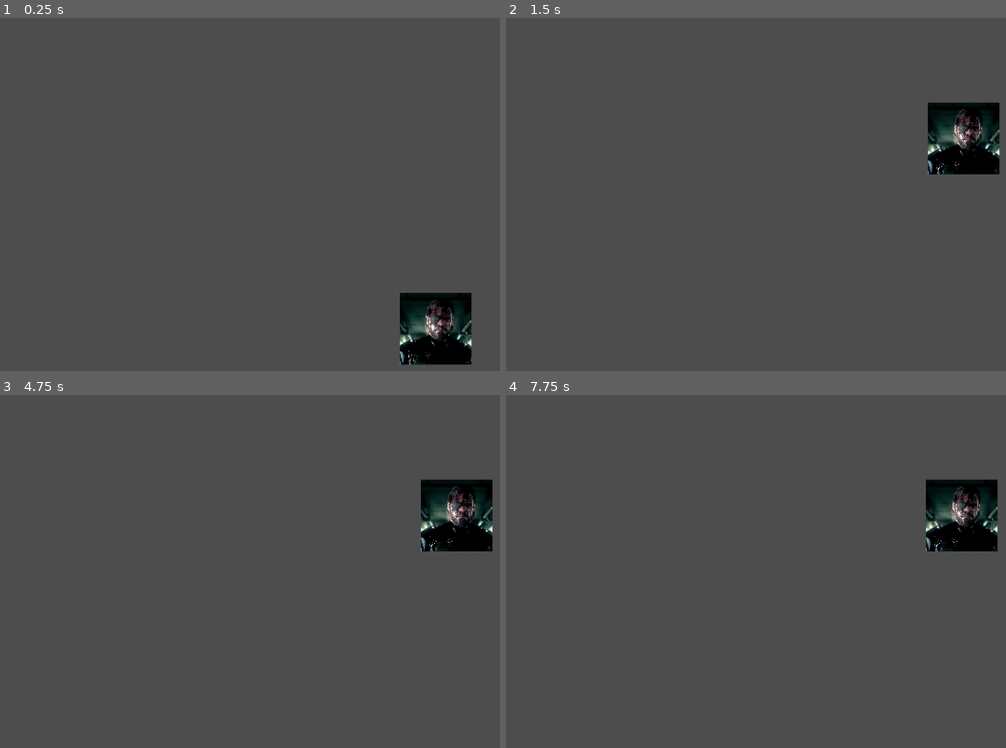
Above: before the commit, frames 1-4 (two rows, left to right).
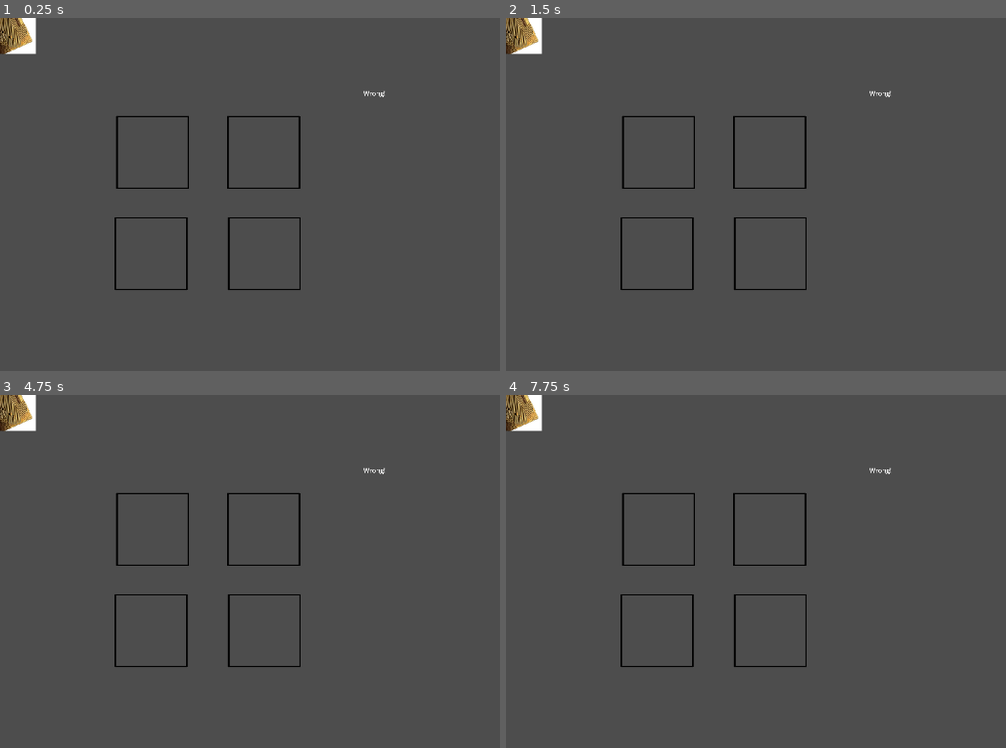
Above: after the commit, the same moments.

Repository: GDYUClub/term-project-w25
Game: Godot game, scene res://src/clues/clue_grid_testing.tscn
Same seed, same stepped clock (60 frames per second), same inputs: the game is played once before the commit and once after it. This scene is started directly instead of the project's main scene.
Inputs (mouse positions are in pixels of both pictures, inside the frame that each line leads up to):
- Up to frame 1 (0.25 s): no input
- Up to frame 2 (1.5 s): tap Enter (ui_accept) at 0.5, 1.25 s; drag from (941, 328) to (966, 138) at 0.52 s; drag from (736, 254) to (961, 138) at 1.27 s
- Up to frame 3 (4.75 s): tap Enter (ui_accept) every 0.75 s from 2 to 4.25 s; move the mouse to (460, 515) at 2.02 s; hold A (left) 2.03-2.75 s; tap E (interact) at 2.1 s; click (460, 515) at 2.17 s; drag from (345, 695) to (155, 546) at 2.77 s; move the mouse to (outside the picture) at 3.52 s; hold D (right) 3.53-4.25 s; tap C (crouch) at 3.6 s; click (outside the picture) at 3.67 s; tap Space (jump) at 3.77 s; drag from (155, 546) to (455, 515) at 4.27 s
- Up to frame 4 (7.75 s): move the mouse to (926, 610) at 5.02 s; hold D (right) 5.03-5.75 s; tap E (interact) at 5.1 s; click (926, 610) at 5.17 s; drag from (771, 500) to (736, 631) at 5.77 s; move the mouse to (outside the picture) at 6.52 s; hold A (left) 6.53-7.25 s; tap C (crouch) at 6.6 s; click (outside the picture) at 6.67 s; tap Space (jump) at 6.77 s; drag from (736, 631) to (961, 515) at 7.27 s

The runs differ from the first frame. In frame 1, 4.4% of the frame differs, in the area x 0-95%, y 0-99%; in frame 2, 4.4%; in frame 3, 4.4%, in the area x 0-99%, y 0-78%; in frame 4, 4.4%.

Commit message:
work on generating dynamically

Diff:
--- a/assets/grid_position.gd
+++ /dev/null
@@ -1,39 +0,0 @@
-class_name gridBox
-extends Area2D
-
-@export var desired_panel_name: String
-var current_panel:panel
-var correct_panel: bool = false
-static var all_grid_positions: Array[gridBox]
-
-#Sets the current panel to p and checks if its the right panel
-func set_active_panel(p: panel) -> void:
-	#Set current panel to p
-	current_panel = p
-	#Check if it is the correct panel
-	correct_panel = (desired_panel_name == current_panel.get_panel_name())
-
-func clear_active_panel() -> void:
-	current_panel = null
-	correct_panel = false
-
-func _ready() -> void:
-	all_grid_positions.push_back(self)
-	panel.notifier.placed.connect(check_placement.bind())
-
-static func all_panels_correct() -> bool:
-	for box in all_grid_positions:
-		if box.correct_panel == false:
-			return false
-	return true
-
-static func delete_grid() -> void:
-	for box in all_grid_positions:
-		box.queue_free()
-	all_grid_positions.clear()
-
-func check_placement(p: panel, gb: gridBox) -> void:
-	if gb == self:
-		set_active_panel(p)
-	elif p == current_panel:
-		clear_active_panel()
--- a/assets/panel.gd
+++ /dev/null
@@ -1,76 +0,0 @@
-class_name panel
-extends Area2D
-
-@export var _panel_name: String
-var _is_mouse_in: bool = false
-var _is_selected: bool = false
-var _grids_inside: Array[gridBox] = []
-
-static var _can_select: bool = true
-
-static var notifier: placed_notifier = placed_notifier.new()
-
-func get_panel_name() -> String:
-	return _panel_name
-
-func _process(delta: float) -> void:
-	#Check if the grab button is being used
-	if Input.is_action_pressed("grab"):
-		#Set the panel to selected if the mouse is in the area 2D
-		if _is_mouse_in and !_is_selected and _can_select:
-			_is_selected = true
-			_can_select = false
-		#Move the panel if the object is selected
-		if _is_selected:
-			move_panel(get_global_mouse_position())
-	#Check if the grab button is released and set set is select to false and can select to true
-	elif Input.is_action_just_released("grab") and _is_selected:
-		_is_selected = false
-		_can_select = true
-		snap_to_grid(position)
-
-func _on_mouse_entered() -> void:
-	_is_mouse_in = true
-
-func _on_mouse_exited() -> void:
-	_is_mouse_in = false
-
-func move_panel(pos: Vector2) -> void:
-	position = pos
-
-func snap_to_grid(pos: Vector2) -> void:
-	var closest_box: gridBox = find_closest_box(_grids_inside, pos)
-	if closest_box != null:
-		position.x = closest_box.position.x
-		position.y = closest_box.position.y
-		notifier.placed.emit(self,closest_box)
-	else:
-		notifier.placed.emit(self, null)
-
-func _on_area_entered(area: Area2D) -> void:
-	if area is gridBox:
-		if !_grids_inside.has(area):
-			_grids_inside.push_back(area)
-
-func _on_area_exited(area: Area2D) -> void:
-	if area is gridBox:
-		#Check if the area is inside the array
-		if _grids_inside.has(area):
-			_grids_inside.remove_at(_grids_inside.find(area,0))
-		if area.current_panel == self:
-			area.clear_active_panel()
-
-func find_closest_box(boxes: Array[gridBox], pos: Vector2) -> gridBox:
-	if boxes.size() == 0:
-		return null
-
-	var closest_box = boxes[0]
-	var closest_position = closest_box.position.distance_to(pos)
-	for box in boxes:
-		if box.position.distance_to(pos) < closest_position:
-			closest_box = box
-			closest_position = closest_box.position.distance_to(pos)
-	return closest_box
-
-class placed_notifier:
-	signal placed(placed_panel, grid_container)
--- /dev/null
+++ b/src/clues/clue-resources/tutorial/clue_cigs.tres
@@ -0,0 +1,15 @@
+[gd_resource type="Resource" script_class="Clue" load_steps=4 format=3 uid="uid://dojkosxruk8xs"]
+
+[ext_resource type="Texture2D" uid="uid://cy54haikib277" path="res://assets/sprites/clue-temp.png" id="1_rf2fr"]
+[ext_resource type="Texture2D" uid="uid://boy1fn4com520" path="res://assets/sprites/clue-panel-temp.png" id="2_saa6s"]
+[ext_resource type="Script" path="res://src/clues/clue.gd" id="3_vyvjn"]
+
+[resource]
+script = ExtResource("3_vyvjn")
+id = "01"
+name = "Cigarettes"
+desc = "Highly addictive and hazardous to your health. Snake's favorite brand. "
+icon = ExtResource("1_rf2fr")
+panel = ExtResource("2_saa6s")
+environment_sprite = ExtResource("1_rf2fr")
+picks_up = true
--- /dev/null
+++ b/src/clues/clue-resources/tutorial/clue_lighter.tres
@@ -0,0 +1,14 @@
+[gd_resource type="Resource" script_class="Clue" load_steps=3 format=3 uid="uid://suskgru87rvo"]
+
+[ext_resource type="Texture2D" uid="uid://id1yfwexnkm1" path="res://assets/sprites/lighter-temp.png" id="1_d0xcy"]
+[ext_resource type="Script" path="res://src/clues/clue.gd" id="1_rky5b"]
+
+[resource]
+script = ExtResource("1_rky5b")
+id = "02"
+name = "Lighter"
+desc = "for cooking cigarettes before you eat them."
+icon = ExtResource("1_d0xcy")
+panel = ExtResource("1_d0xcy")
+environment_sprite = ExtResource("1_d0xcy")
+picks_up = true
--- a/src/clues/clue_area.tscn
+++ b/src/clues/clue_area.tscn
@@ -8,7 +8,7 @@
 [node name="ClueArea" type="Area2D"]
 script = ExtResource("1_i13jk")
 
+[node name="Sprite2D" type="Sprite2D" parent="."]
+
 [node name="CollisionShape2D" type="CollisionShape2D" parent="."]
 shape = SubResource("CircleShape2D_n6ngs")
-
-[node name="Sprite2D" type="Sprite2D" parent="."]
--- a/src/clues/clue_cigs.tres
+++ /dev/null
@@ -1,15 +0,0 @@
-[gd_resource type="Resource" script_class="Clue" load_steps=4 format=3 uid="uid://dojkosxruk8xs"]
-
-[ext_resource type="Texture2D" uid="uid://cy54haikib277" path="res://assets/sprites/clue-temp.png" id="1_gecy7"]
-[ext_resource type="Script" path="res://src/clues/clue.gd" id="1_khjxe"]
-[ext_resource type="Texture2D" uid="uid://boy1fn4com520" path="res://assets/sprites/clue-panel-temp.png" id="2_cowuf"]
-
-[resource]
-script = ExtResource("1_khjxe")
-id = "0"
-name = "Cigarettes"
-desc = "Highly addictive and hazardous to your health. Snake's favorite brand. "
-icon = ExtResource("1_gecy7")
-panel = ExtResource("2_cowuf")
-environment_sprite = ExtResource("1_gecy7")
-picks_up = true
--- /dev/null
+++ b/src/clues/clue_grid_menu.gd
@@ -0,0 +1,43 @@
+extends Node
+
+# this should be based on the number of clues from the player
+@export var clue_count:int
+@onready var grid_cell_scene:PackedScene = preload("res://src/clues/grid_cell.tscn")
+@onready var panel_scene:PackedScene = preload("res://src/clues/clue_panel.tscn")
+
+var player_clues = []
+
+var grid_cells:Array[GridBox] = []
+var panels:Array[CluePanel] = []
+
+const PANEL_SIZE:int = 184
+const INITIAL_POSITION:Vector2 = Vector2(100,100)
+
+
+# static func all_panels_correct() -> bool:
+# 	for box in all_grid_positions:
+# 		if box.correct_panel == false:
+# 			return false
+# 	return true
+#
+# static func delete_grid() -> void:
+# 	for box in all_grid_positions:
+# 		box.queue_free()
+# 	all_grid_positions.clear()
+
+# Called when the node enters the scene tree for the first time.
+func _ready() -> void:
+	pass # Replace with function body.
+
+
+# Called every frame. 'delta' is the elapsed time since the previous frame.
+func _process(delta: float) -> void:
+	pass
+
+func _make_grid() -> void:
+	var i = 0
+	for c in range(clue_count):
+
+
+
+		pass
--- a/src/clues/clue_grid_testing.tscn
+++ b/src/clues/clue_grid_testing.tscn
@@ -1,7 +1,41 @@
-[gd_scene load_steps=2 format=3 uid="uid://dolv7vkq01qht"]
+[gd_scene load_steps=6 format=3 uid="uid://dvdfsxynnb6vg"]
 
-[ext_resource type="PackedScene" uid="uid://ddqm5bd3m1ldq" path="res://src/clues/clue_panel.tscn" id="1_xs3kj"]
+[ext_resource type="Script" path="res://src/clues/clue_grid_menu.gd" id="1_hww8b"]
+[ext_resource type="PackedScene" uid="uid://bulygnnjxoiy3" path="res://src/clues/clue_panel.tscn" id="1_xs3kj"]
+[ext_resource type="PackedScene" uid="uid://ck6e1aoa5gray" path="res://src/clues/grid_cell.tscn" id="2_fhb8b"]
+[ext_resource type="Resource" uid="uid://dojkosxruk8xs" path="res://src/clues/clue-resources/tutorial/clue_cigs.tres" id="2_tmsdv"]
+[ext_resource type="Resource" uid="uid://suskgru87rvo" path="res://src/clues/clue-resources/tutorial/clue_lighter.tres" id="5_ylwgh"]
 
 [node name="ClueGridTesting" type="Node"]
+script = ExtResource("1_hww8b")
 
-[node name="Panel" parent="." instance=ExtResource("1_xs3kj")]
+[node name="Label" type="Label" parent="."]
+offset_left = 914.0
+offset_top = 178.0
+offset_right = 970.0
+offset_bottom = 201.0
+text = "Wrong!"
+
+[node name="Node2D" type="Node2D" parent="."]
+
+[node name="GridCell" parent="Node2D" instance=ExtResource("2_fhb8b")]
+position = Vector2(384, 338)
+
+[node name="GridCell2" parent="Node2D" instance=ExtResource("2_fhb8b")]
+position = Vector2(663, 338)
+
+[node name="GridCell3" parent="Node2D" instance=ExtResource("2_fhb8b")]
+position = Vector2(380, 593)
+
+[node name="GridCell4" parent="Node2D" instance=ExtResource("2_fhb8b")]
+position = Vector2(665, 593)
+
+[node name="Panels" type="Node2D" parent="."]
+
+[node name="Panel" parent="Panels" instance=ExtResource("1_xs3kj")]
+_panel_name = "panel1"
+clue = ExtResource("2_tmsdv")
+
+[node name="Panel2" parent="Panels" instance=ExtResource("1_xs3kj")]
+_panel_name = "panel1"
+clue = ExtResource("5_ylwgh")
--- a/src/clues/clue_panel.tscn
+++ b/src/clues/clue_panel.tscn
@@ -1,18 +1,15 @@
-[gd_scene load_steps=4 format=3 uid="uid://ddqm5bd3m1ldq"]
+[gd_scene load_steps=3 format=3 uid="uid://bulygnnjxoiy3"]
 
 [ext_resource type="Script" path="res://src/clues/panel.gd" id="1_12oeh"]
-[ext_resource type="Texture2D" uid="uid://boy1fn4com520" path="res://assets/sprites/clue-panel-temp.png" id="2_ywh0p"]
 
 [sub_resource type="RectangleShape2D" id="RectangleShape2D_l6tir"]
 size = Vector2(199.25, 201.75)
 
 [node name="Panel" type="Area2D"]
-position = Vector2(1096, 782)
 script = ExtResource("1_12oeh")
 _panel_name = "r"
 
 [node name="Sprite2D" type="Sprite2D" parent="."]
-texture = ExtResource("2_ywh0p")
 
 [node name="CollisionShape2D" type="CollisionShape2D" parent="."]
 position = Vector2(-1.625, -0.875)
--- a/src/clues/grid_cell.tscn
+++ b/src/clues/grid_cell.tscn
@@ -1,10 +1,18 @@
-[gd_scene load_steps=2 format=3 uid="uid://dfk7r7fywt2gf"]
+[gd_scene load_steps=4 format=3 uid="uid://ck6e1aoa5gray"]
 
 [ext_resource type="Script" path="res://src/clues/grid_position.gd" id="1_n458v"]
+[ext_resource type="Texture2D" uid="uid://eu0kdjsoh565" path="res://assets/sprites/gridcell border.png" id="2_rfjra"]
+
+[sub_resource type="RectangleShape2D" id="RectangleShape2D_6020j"]
+size = Vector2(183.5, 183)
 
 [node name="GridCell" type="Area2D"]
 script = ExtResource("1_n458v")
+desired_panel_name = null
 
 [node name="Sprite2D" type="Sprite2D" parent="."]
+texture = ExtResource("2_rfjra")
 
-[node name="Area2D" type="Area2D" parent="."]
+[node name="CollisionShape2D" type="CollisionShape2D" parent="."]
+position = Vector2(0.25, 0.5)
+shape = SubResource("RectangleShape2D_6020j")
--- a/src/clues/grid_position.gd
+++ b/src/clues/grid_position.gd
@@ -1,14 +1,16 @@
-class_name gridBox
+class_name GridBox
 extends Area2D
 
 @export var desired_panel_name: String
-var current_panel:panel
+var current_panel:CluePanel
 var correct_panel: bool = false
-static var all_grid_positions: Array[gridBox]
+static var all_grid_positions: Array[GridBox]
 
 #Sets the current panel to p and checks if its the right panel
-func set_active_panel(p: panel) -> void:
-	#Set current panel to p
+func set_active_panel(p: CluePanel) -> void:
+	if p == null:
+		return
+	print(p.clue.name)
 	current_panel = p
 	#Check if it is the correct panel
 	correct_panel = (desired_panel_name == current_panel.get_panel_name())
@@ -18,8 +20,9 @@
 	correct_panel = false
 
 func _ready() -> void:
-	all_grid_positions.push_back(self)
-	panel.notifier.placed.connect(check_placement.bind())
+	#all_grid_positions.push_back(self)
+	#panel.notifier.placed.connect(check_placement.bind())
+	pass
 
 static func all_panels_correct() -> bool:
 	for box in all_grid_positions:
@@ -32,7 +35,7 @@
 		box.queue_free()
 	all_grid_positions.clear()
 
-func check_placement(p: panel, gb: gridBox) -> void:
+func check_placement(p: CluePanel, gb: GridBox) -> void:
 	if gb == self:
 		set_active_panel(p)
 	elif p == current_panel:
--- a/src/clues/panel.gd
+++ b/src/clues/panel.gd
@@ -1,21 +1,26 @@
-class_name panel
+class_name CluePanel
 extends Area2D
 
 @export var _panel_name: String
 @export var clue:Clue
 
+@onready var sprite :Sprite2D= $Sprite2D
+
 var _is_mouse_in: bool = false
 var _is_selected: bool = false
-var _grids_inside: Array[gridBox] = []
+var _grids_inside: Array[GridBox] = []
 
 static var _can_select: bool = true
 
-static var notifier: placed_notifier = placed_notifier.new()
 
 func get_panel_name() -> String:
 	return _panel_name
 
 func _ready() -> void:
+	sprite.texture = clue.panel
+
+
+
 	area_entered.connect(_on_area_entered)
 	area_exited.connect(_on_area_exited)
 	mouse_entered.connect(func(): _is_mouse_in = true)
@@ -24,7 +29,6 @@
 func _process(delta: float) -> void:
 	#Check if the grab button is being used
 	if Input.is_action_pressed("grab"):
-		print(_is_mouse_in, !_is_selected, _can_select)
 		#Set the panel to selected if the mouse is in the area 2D
 		if _is_mouse_in and !_is_selected and _can_select:
 			_is_selected = true
@@ -38,38 +42,34 @@
 		_can_select = true
 		snap_to_grid(position)
 
-# func _on_mouse_entered() -> void:
-# 	_is_mouse_in = true
-#
-# func _on_mouse_exited() -> void:
-# 	_is_mouse_in = false
 
 func move_panel(pos: Vector2) -> void:
 	position = pos
 
 func snap_to_grid(pos: Vector2) -> void:
-	var closest_box: gridBox = find_closest_box(_grids_inside, pos)
+	print('snaip to grid')
+	var closest_box: GridBox = find_closest_box(_grids_inside, pos)
 	if closest_box != null:
 		position.x = closest_box.position.x
 		position.y = closest_box.position.y
-		notifier.placed.emit(self,closest_box)
+		closest_box.set_active_panel(self)
 	else:
-		notifier.placed.emit(self, null)
+		print('gridless')
 
 func _on_area_entered(area: Area2D) -> void:
-	if area is gridBox:
+	if area is GridBox:
 		if !_grids_inside.has(area):
 			_grids_inside.push_back(area)
 
 func _on_area_exited(area: Area2D) -> void:
-	if area is gridBox:
+	if area is GridBox:
 		#Check if the area is inside the array
 		if _grids_inside.has(area):
 			_grids_inside.remove_at(_grids_inside.find(area,0))
 		if area.current_panel == self:
 			area.clear_active_panel()
 
-func find_closest_box(boxes: Array[gridBox], pos: Vector2) -> gridBox:
+func find_closest_box(boxes: Array[GridBox], pos: Vector2) -> GridBox:
 	if boxes.size() == 0:
 		return null
 
@@ -80,6 +80,3 @@
 			closest_box = box
 			closest_position = closest_box.position.distance_to(pos)
 	return closest_box
-
-class placed_notifier:
-	signal placed(placed_panel, grid_container)
--- a/src/levels/tutorial/tutorial.tscn
+++ b/src/levels/tutorial/tutorial.tscn
@@ -1,9 +1,10 @@
-[gd_scene load_steps=10 format=3 uid="uid://chwpqxi2ikcnr"]
+[gd_scene load_steps=11 format=3 uid="uid://chwpqxi2ikcnr"]
 
 [ext_resource type="PackedScene" uid="uid://wd4uvocsv0hr" path="res://src/clues/clue_area.tscn" id="1_ra0nd"]
-[ext_resource type="Resource" uid="uid://dojkosxruk8xs" path="res://src/clues/clue_cigs.tres" id="2_5f4ee"]
+[ext_resource type="Resource" uid="uid://dojkosxruk8xs" path="res://src/clues/clue-resources/tutorial/clue_cigs.tres" id="2_5f4ee"]
 [ext_resource type="Texture2D" uid="uid://clv10wnhi7uaa" path="res://assets/sprites/panel-ref.png" id="3_4ytyg"]
 [ext_resource type="PackedScene" uid="uid://bt7hps1ykd8nk" path="res://src/player/scene/player.tscn" id="4_altkg"]
+[ext_resource type="Resource" uid="uid://suskgru87rvo" path="res://src/clues/clue-resources/tutorial/clue_lighter.tres" id="4_n1e4y"]
 
 [sub_resource type="RectangleShape2D" id="RectangleShape2D_fuvah"]
 size = Vector2(1964, 20)
@@ -85,5 +86,9 @@
 position = Vector2(378, 916)
 clue = ExtResource("2_5f4ee")
 
+[node name="ClueArea" parent="Clues" instance=ExtResource("1_ra0nd")]
+position = Vector2(816, 769)
+clue = ExtResource("4_n1e4y")
+
 [node name="Player" parent="." instance=ExtResource("4_altkg")]
 position = Vector2(800, 922)
--- a/src/player/code/player-tmp.gd
+++ b/src/player/code/player-tmp.gd
@@ -29,7 +29,7 @@
 	add_to_group("player")
 	area.area_entered.connect(_on_area_entered)
 	area.area_exited.connect(_on_area_exited)
-	_change_move_type(MOVETYPES.TOP_DOWN)
+	_change_move_type(MOVETYPES.SIDE_SCROLLER)
 
 
 func _change_move_type(new_movetype:MOVETYPES):
Binary file added: assets/sprites/gridcell border.png
Not shown, added: assets/sprites/gridcell border.png.import
Binary file added: assets/sprites/lighter-temp.png
Not shown, added: assets/sprites/lighter-temp.png.import
